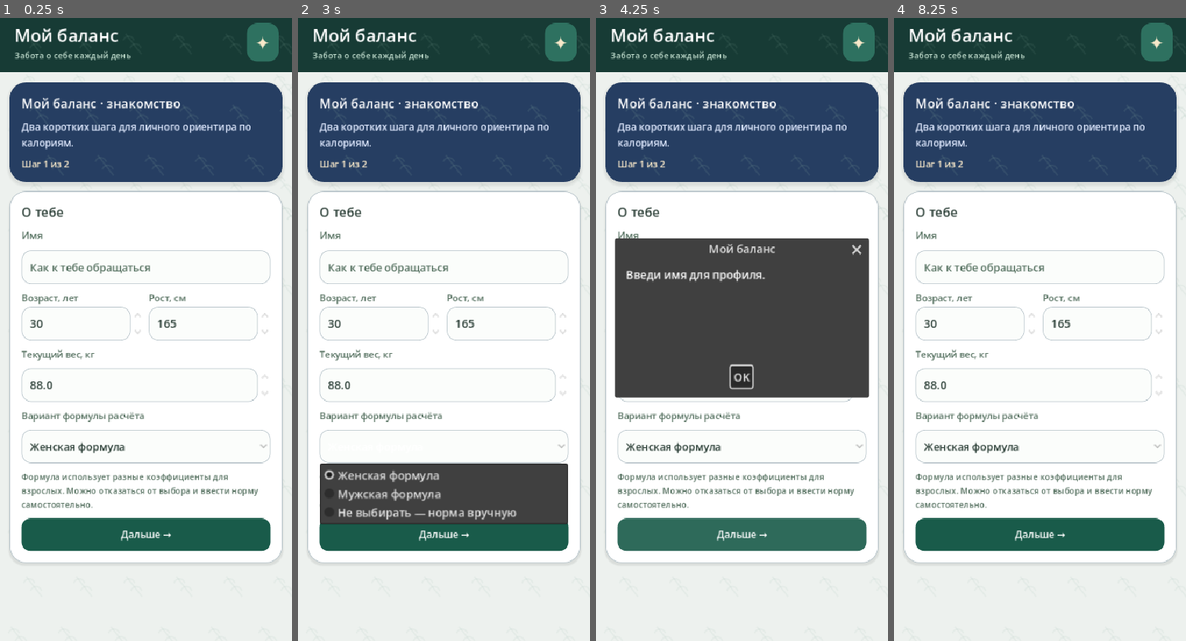
Above: before the commit, frames 1-4 (left to right).
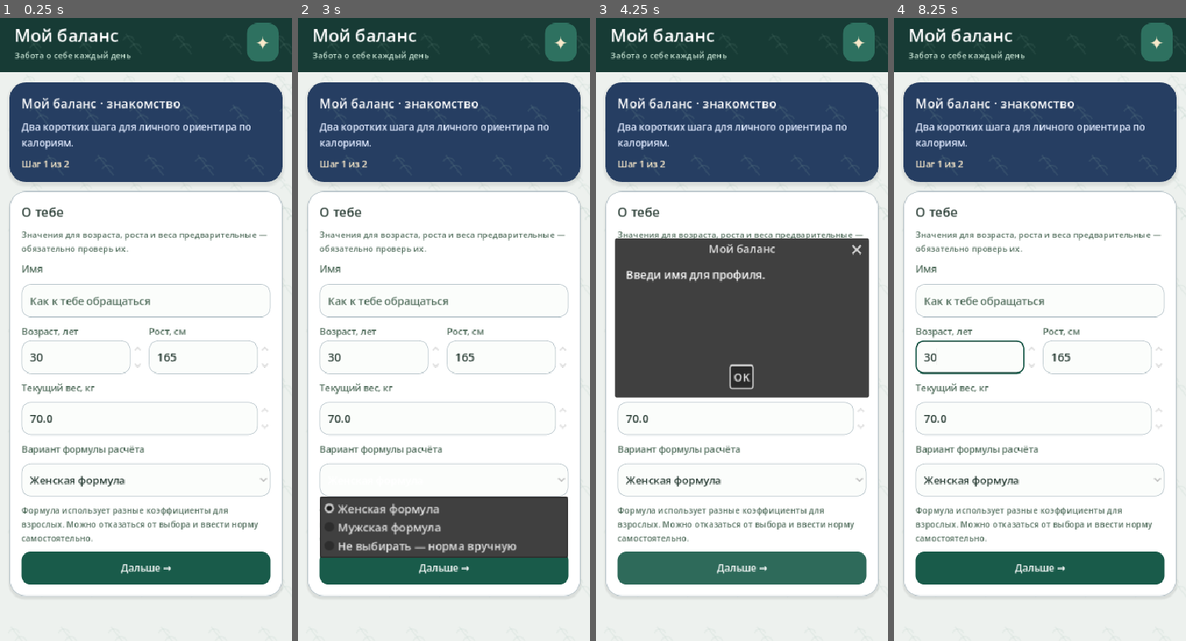
Above: after the commit, the same moments.

Repository: Domenklay/My_balance
Game: Godot game, scene res://main.tscn
Same seed, same stepped clock (60 frames per second), same inputs: the game is played once before the commit and once after it.
Inputs (mouse positions are in pixels of both pictures, inside the frame that each line leads up to):
- Up to frame 1 (0.25 s): no input
- Up to frame 2 (3 s): click "Женская формула" at 0.5 s; click "Дальше →" at 1.25 s; click "OK" at 2 s; click "Женская формула" at 2.75 s
- Up to frame 3 (4.25 s): click "Дальше →" at 3.5 s
- Up to frame 4 (8.25 s): click "OK" at 4.25 s; click "Женская формула" at 5 s; click "Дальше →" at 5.75 s; click "OK" at 6.5 s; tap Enter at 7.25 s; move the mouse to (1104, 298) at 7.27 s; click (1104, 298) at 7.42 s; tap Space at 8 s; drag from (981, 360) to (1025, 454) at 8.02 s

The runs differ from the first frame. In frame 1, 16% of the frame differs, in the area x 3-97%, y 34-93%; in frame 2, 18%; in frame 3, 13%; in frame 4, 16%.

Commit message:
Avoid using legacy sample start/goal weight in fresh onboarding; label example inputs clearly

Diff:
--- a/godot/src/main.gd
+++ b/godot/src/main.gd
@@ -920,11 +920,13 @@
         onboarding_draft = previous.duplicate(true)
     else:
         var saved_name = str(store.data.get("profile", {}).get("name", ""))
+        var fresh: bool = not from_settings and store.needs_onboarding()
+        var beginning_weight: float = 70.0 if fresh else float(store.data["settings"]["start"])
         onboarding_draft = {
             "name": "" if saved_name == "Мой профиль" else saved_name,
             "age":30, "height":165.0,
-            "weight":float(store.data["settings"]["start"]),
-            "goal_weight":float(store.data["settings"]["goal"]),
+            "weight":beginning_weight,
+            "goal_weight":beginning_weight if fresh else float(store.data["settings"]["goal"]),
             "formula":"female", "activity":0, "goal":0
         }
     tab = "onboarding"
@@ -944,6 +946,7 @@
         return
     if onboarding_step == 0:
         var personal = _card("О тебе")
+        _label(personal, "Значения для возраста, роста и веса предварительные — обязательно проверь их.", 12, MUTED)
         _label(personal, "Имя", 14, MUTED)
         var name = _text_input(personal, "Как к тебе обращаться", str(onboarding_draft.get("name", "")))
         name.name = "OnboardingName"
